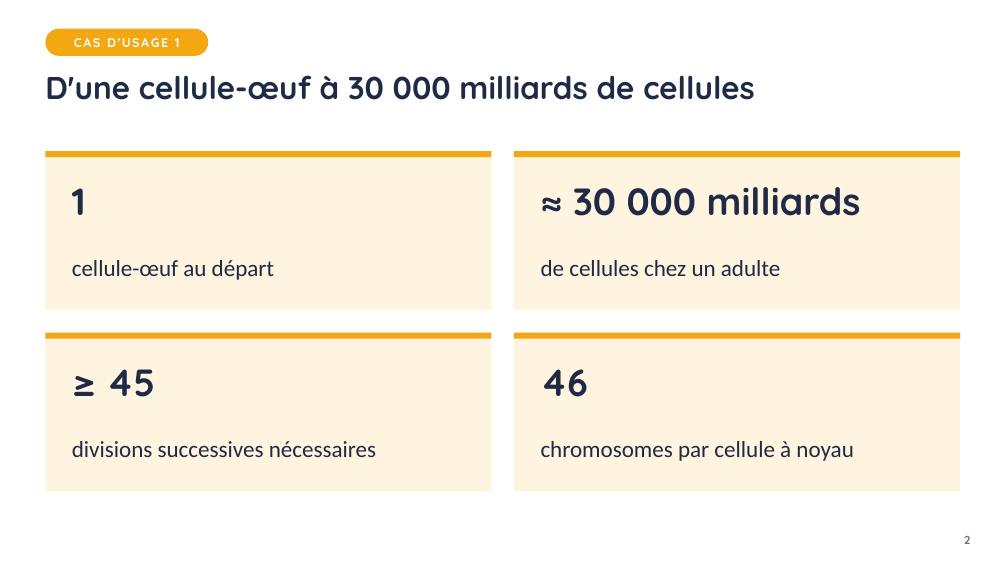
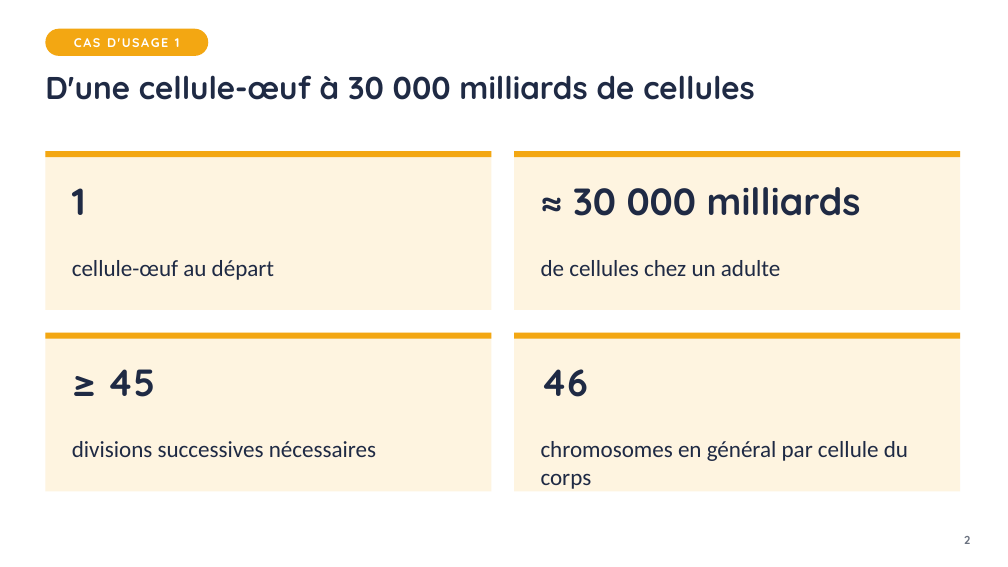
Before and after one commit to VinceIXIV/SVT-cour, a slide deck: slide 2 of cours/3e/S05-la-division-cellulaire-conserve-l-information-genetique/3e-S05-diaporama.pptx. Drawn at 1008x567 pixels with LibreOffice and Linux fonts; fonts in the diff are those of the drawing. Boxes give left, top, right and bottom in pixels: in the first picture for what was removed or moved away, otherwise in the second. Text is boxed around its words. In the diff, an @@ line names an element or a change of style, - is before the commit and + after.

```diff
--- a/cours/3e/S05-la-division-cellulaire-conserve-l-information-genetique/3e-S05-diaporama.pptx
+++ b/cours/3e/S05-la-division-cellulaire-conserve-l-information-genetique/3e-S05-diaporama.pptx
@@ text at (541, 441, 908, 489): text changed @@
-chromosomes par cellule à noyau
+chromosomes en général par cellule du corps
```
Also in this commit, not shown: 29 other files.
